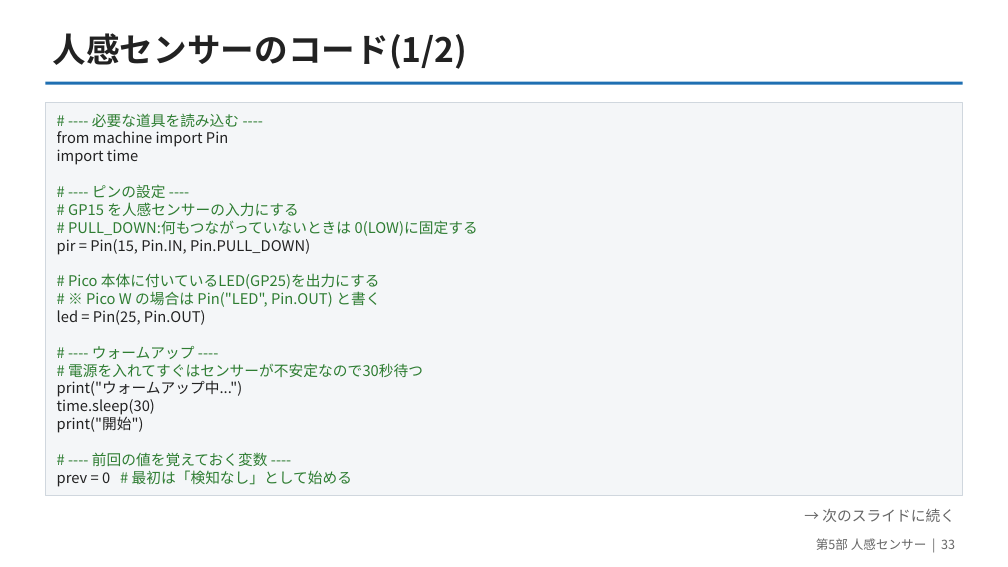
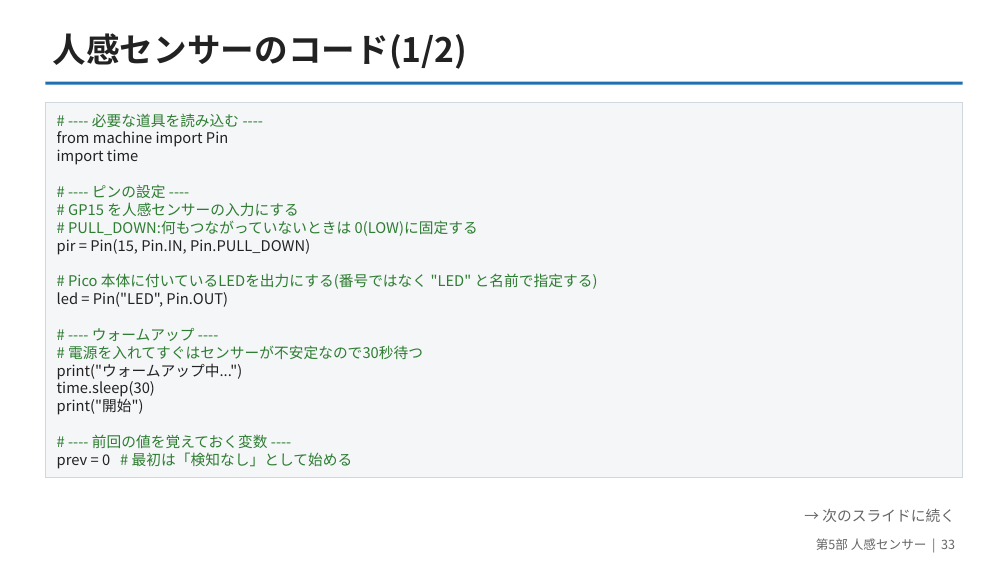
Before and after one commit to yuracode/isiot, a slide deck: slide 33 of slides/pico_sensor_intro.pptx. Drawn at 1008x567 pixels with LibreOffice and Linux fonts; fonts in the diff are those of the drawing. Boxes give left, top, right and bottom in pixels: in the first picture for what was removed or moved away, otherwise in the second. Text is boxed around its words. In the diff, an @@ line names an element or a change of style, - is before the commit and + after.

```diff
--- a/slides/pico_sensor_intro.pptx
+++ b/slides/pico_sensor_intro.pptx
@@ rectangle: place and size @@
-rectangle at (45,102,963,496)
+rectangle at (45,102,963,478)
@@ text at (57,273,598,307): text changed @@
-# Pico 本体に付いているLED(GP25)を出力にする
-# ※ Pico W の場合は Pin("LED", Pin.OUT) と書く
-led = Pin(25, Pin.OUT)
+# Pico 本体に付いているLEDを出力にする(番号ではなく "LED" と名前で指定する)
+led = Pin("LED", Pin.OUT)
```
Also in this commit, not shown: 2 other files.
